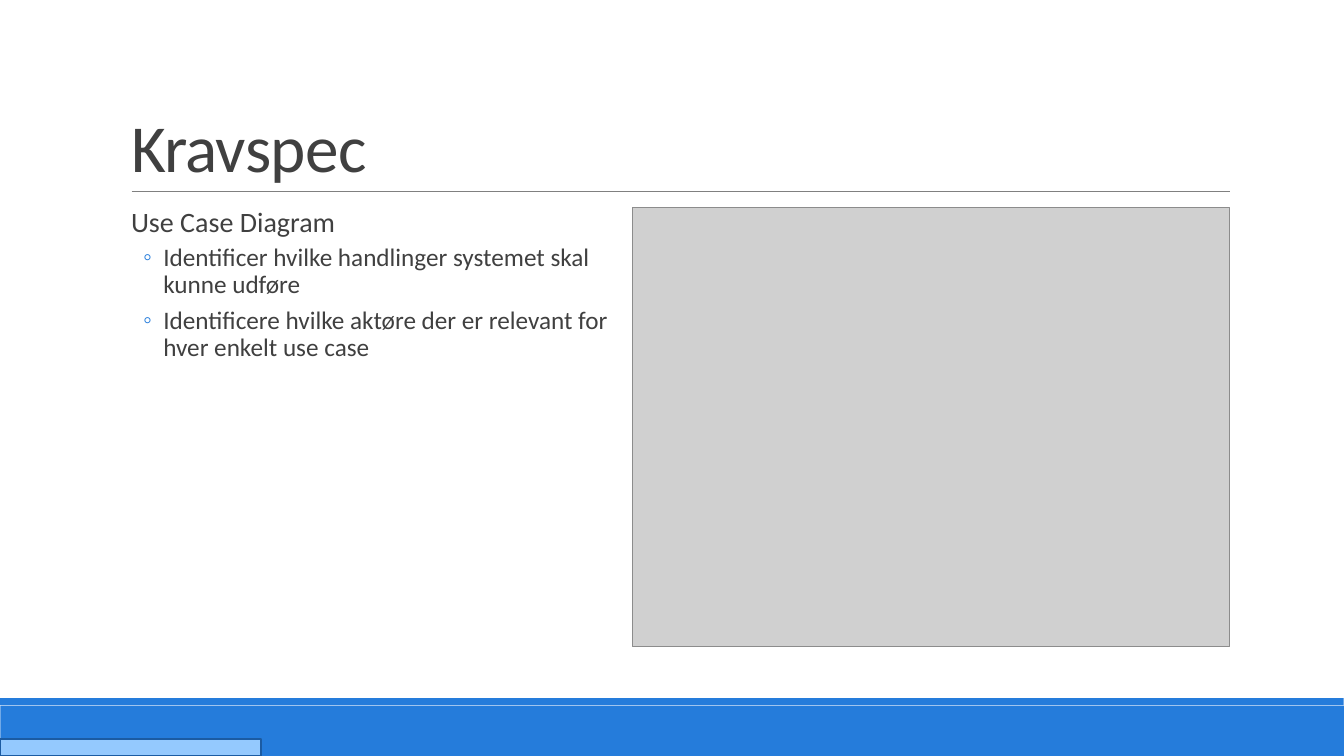
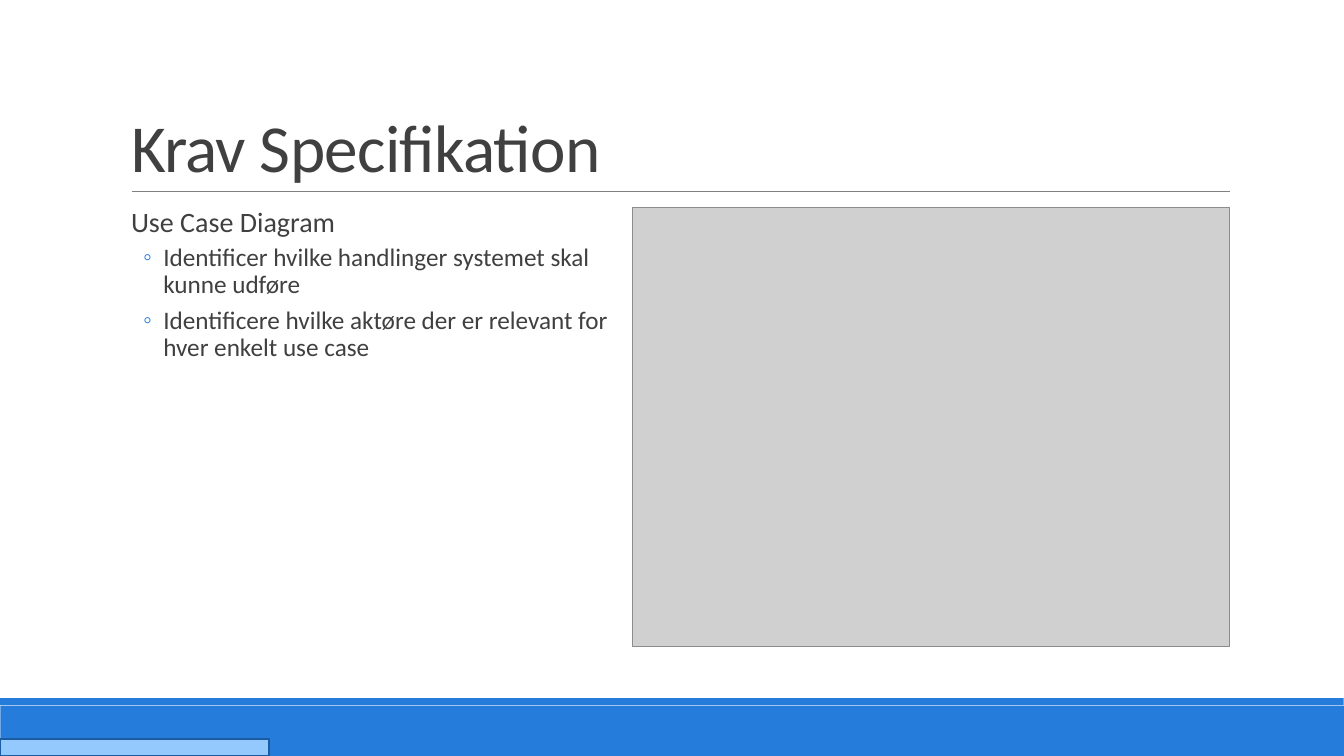
Before and after one commit to PRJ2GR15/Rapport, a slide deck: slide 7 of Fremlæggelse/Fremlæggelse.pptm. Drawn at 1344x756 pixels with LibreOffice and Linux fonts; fonts in the diff are those of the drawing; grey boxes stand for pictures. Boxes give left, top, right and bottom in pixels: in the first picture for what was removed or moved away, otherwise in the second. Text is boxed around its words. In the diff, an @@ line names an element or a change of style, - is before the commit and + after.

```diff
--- a/Fremlæggelse/Fremlæggelse.pptm
+++ b/Fremlæggelse/Fremlæggelse.pptm
@@ title at <box>131,125,600,183</box>: text changed @@
-Kravspec
+Krav Specifikation
@@ rectangle: place and size @@
-rectangle at <box>0,739,261,756</box>
+rectangle at <box>0,739,269,756</box>
```
Also in this commit, not shown: 30 other slides changed, 1 slide added, 1 slide removed, 2 other files.
